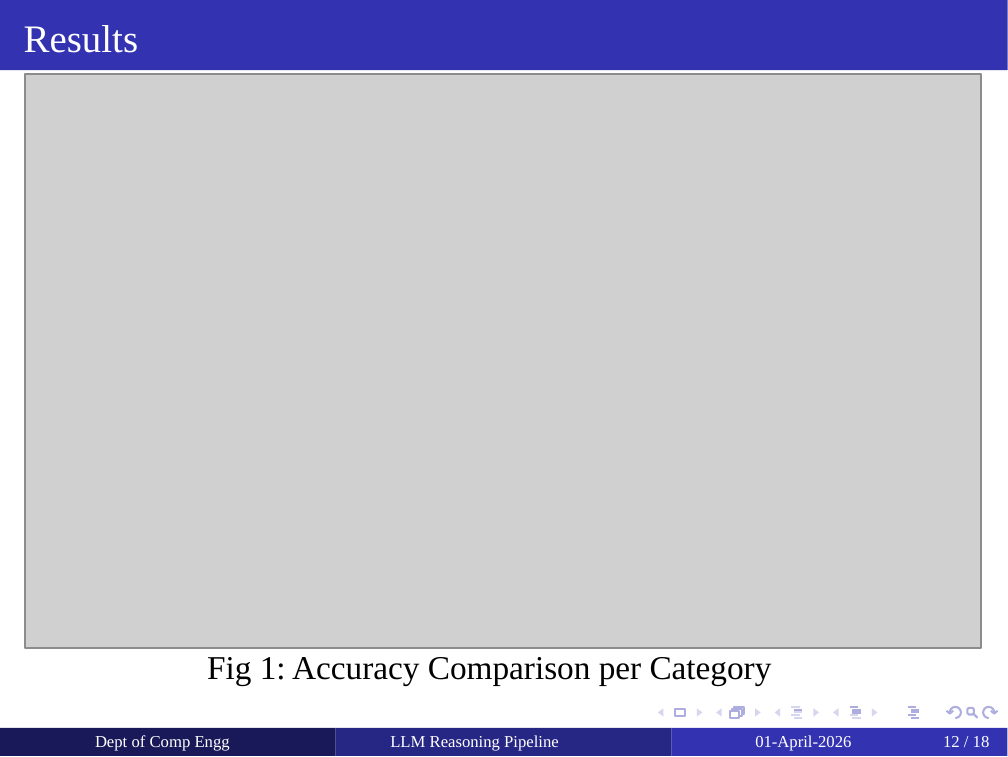
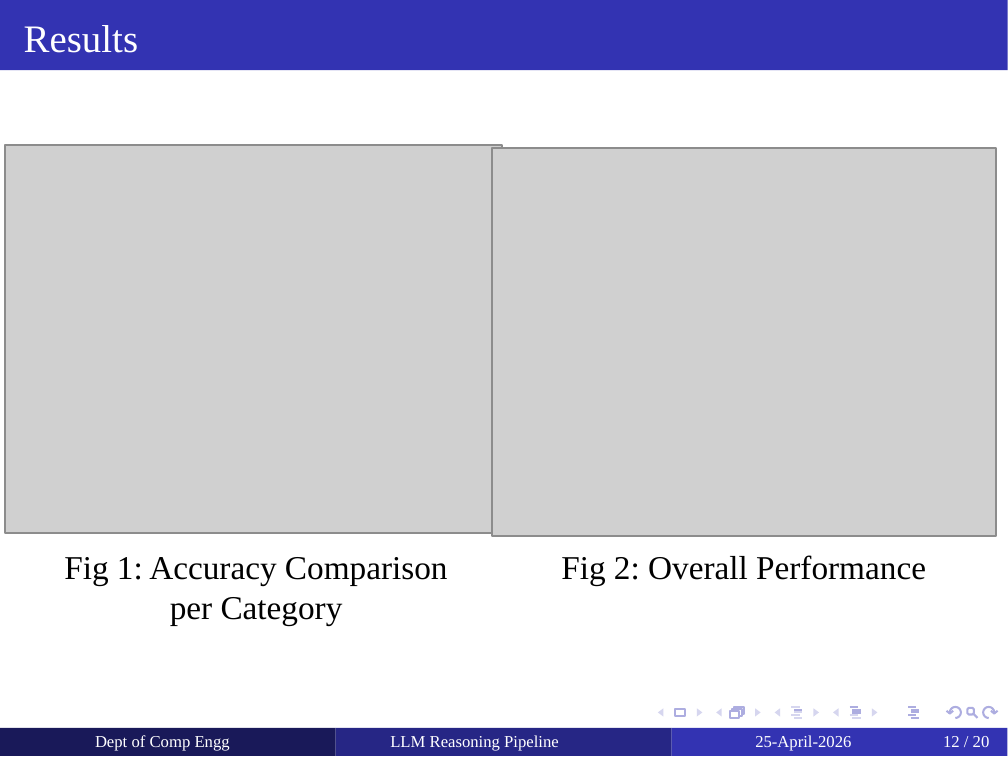
Before and after one commit to yashdoke7/llm-reasoning-pipeline, a slide deck: slide 12 of docs/Internship Review.pptx. Drawn at 1008x757 pixels with LibreOffice and Linux fonts; fonts in the diff are those of the drawing; grey boxes stand for pictures. Boxes give left, top, right and bottom in pixels: in the first picture for what was removed or moved away, otherwise in the second. Text is boxed around its words. In the diff, an @@ line names an element or a change of style, - is before the commit and + after.

```diff
--- a/docs/Internship Review.pptx
+++ b/docs/Internship Review.pptx
@@ picture removed at [24,74,980,648] @@
@@ picture added at [6,146,502,534] @@
@@ picture added at [492,148,996,536] @@
@@ text "Fig 1: Accuracy Comparison per ...": place and size @@
-text "Fig 1: Accuracy Comparison per ..." at [207,657,772,686]
+text "Fig 1: Accuracy Comparison per ..." at [64,557,448,626]
@@ text "Fig 1: Accuracy Comparison per ..." at [64,557,448,626]: alignment left to centre @@
@@ text added at [561,555,926,586], 12 pt, text #000000 @@
+Fig 2: Overall Performance
@@ text at [755,735,851,750]: text changed @@
-01-April-2026
+25-April-2026
@@ page number at [943,736,990,747]: text changed @@
-12 / 18
+12 / 20
```
Also in this commit, not shown: 17 other slides changed, 2 slides added, 13 other files.
